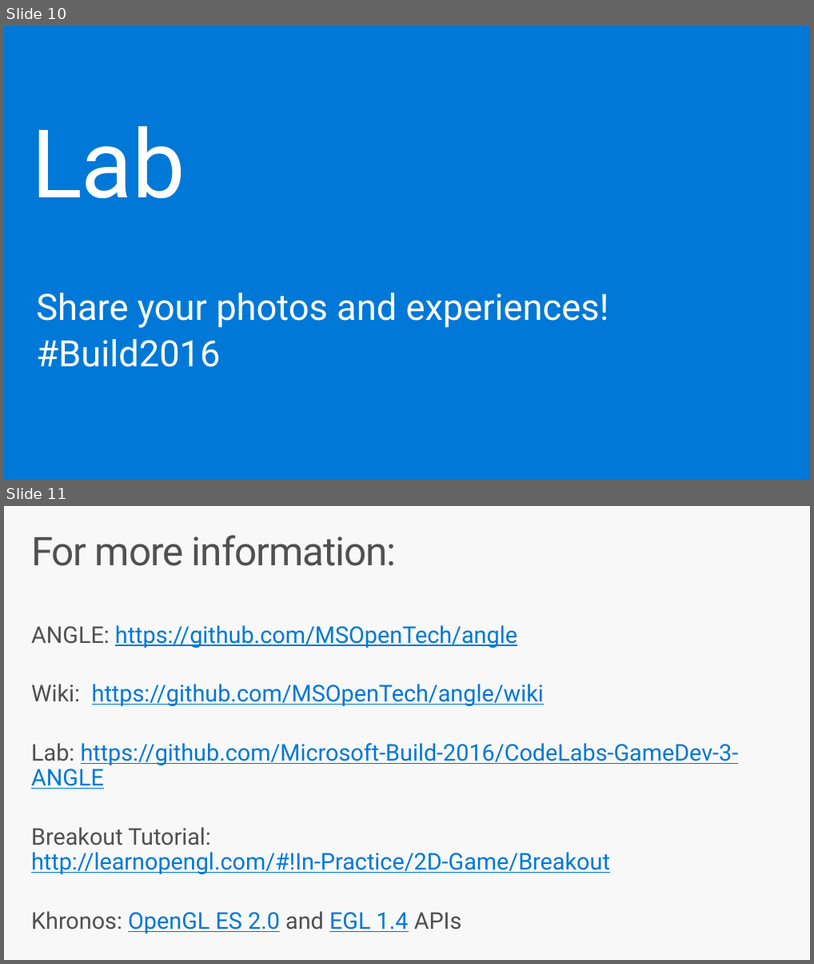
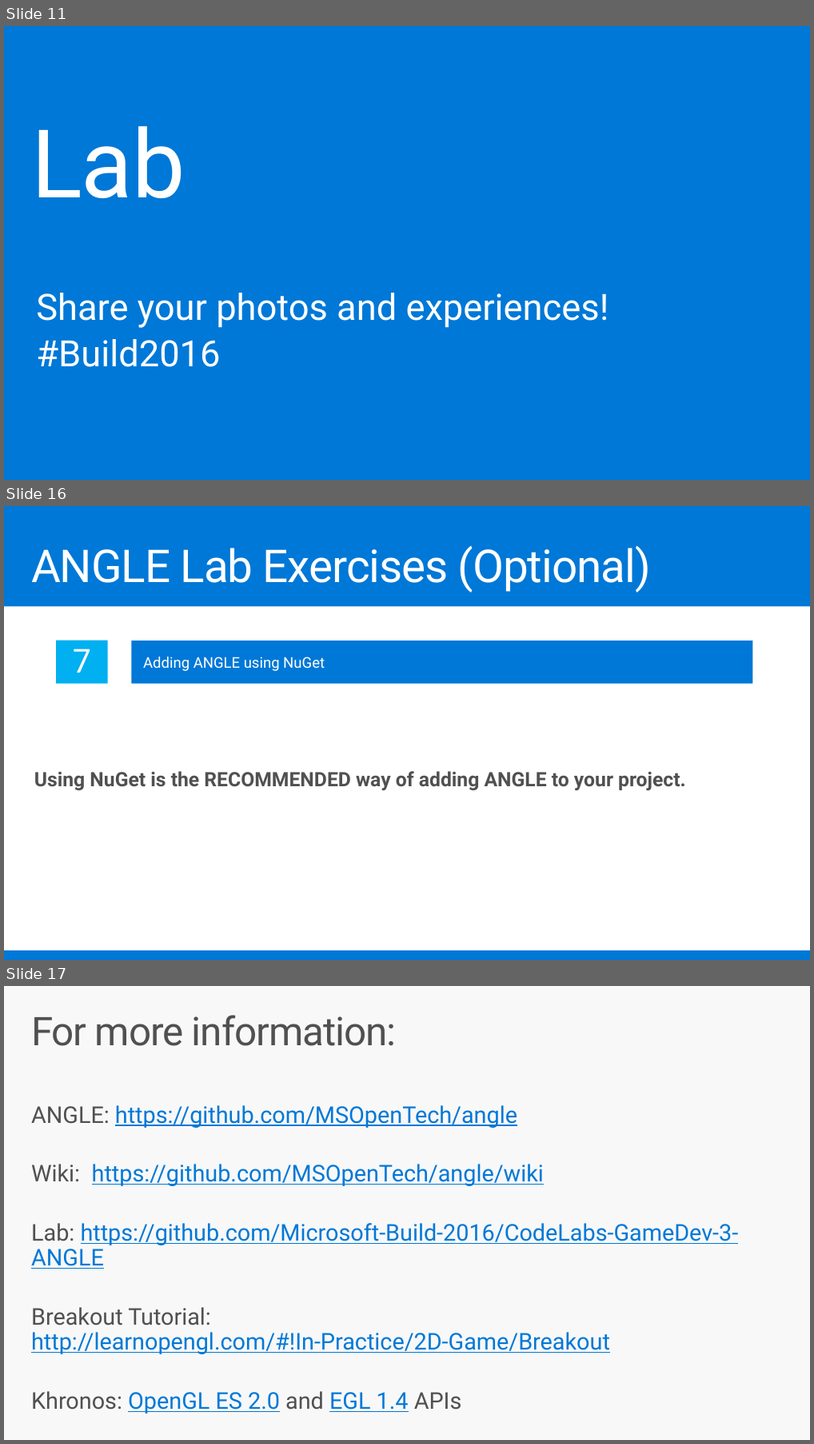
Before and after one commit to Microsoft-Build-2016/CodeLabs-GameDev-3-ANGLE, a slide deck: Presentation.pptx. Shown one above the other, each under a label of ours: slides 10 and 11 before the commit, slides 11, 16 and 17 after it; the slides between them are not shown. The pictures are 814x964 and 814x1444 pixels, drawn with LibreOffice and Linux fonts; fonts in the diff are those of the drawing. Boxes give left, top, right and bottom in pixels: in the first picture for what was removed or moved away, otherwise in the second. Text is boxed around its words. In the diff, an @@ line names an element or a change of style, - is before the commit and + after.

Commit message:
updated slides with exercises

```diff
--- a/Presentation.pptx
+++ b/Presentation.pptx
@@ slide 16 added at [4,506,810,960], background #0078D7 @@
@@ title added at [31,545,651,592], 55.1 pt, text #FFFFFF @@
+ANGLE Lab Exercises (Optional)
@@ rectangle added at [4,606,810,949], fill #FFFFFF, 24 pt, text #505050, bold @@
+  Using NuGet is the RECOMMENDED way of adding ANGLE to your project.se C++ app types:
@@ rectangle added at [56,640,108,684], fill #00B0F0, 40 pt, text #FFFFFF @@
+7
@@ rectangle added at [131,640,753,684], fill #0078D7, 18 pt, text #FFFFFF @@
+Adding ANGLE using NuGet
@@ what was slide 10 is now slide 11 @@
@@ what was slide 11 is now slide 17 @@
```
Also in this commit, not shown: 3 slides changed, 5 other slides added.
